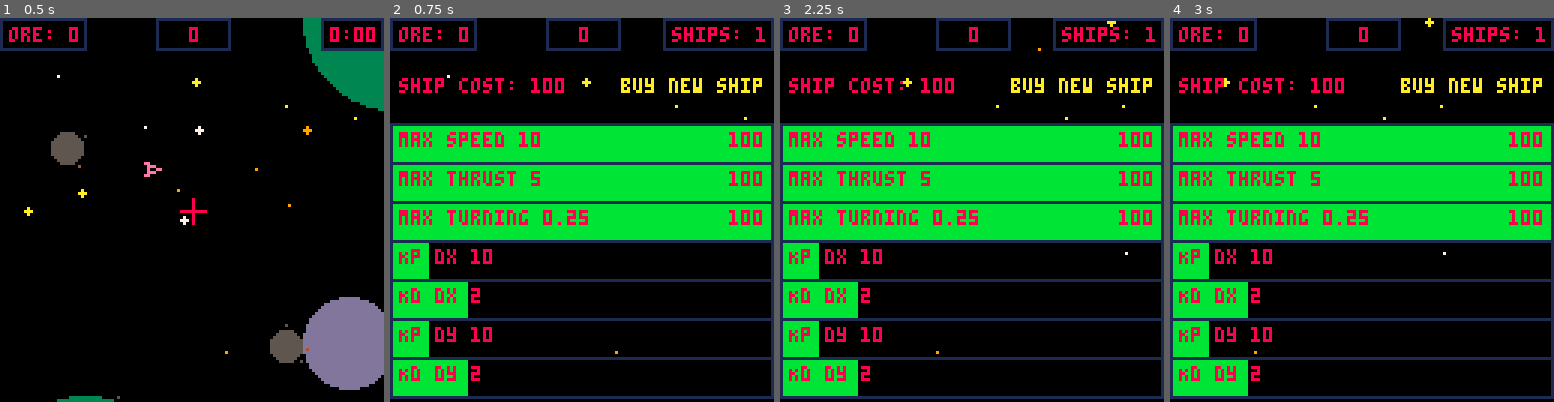
Above: before the commit, frames 1-4 (left to right).
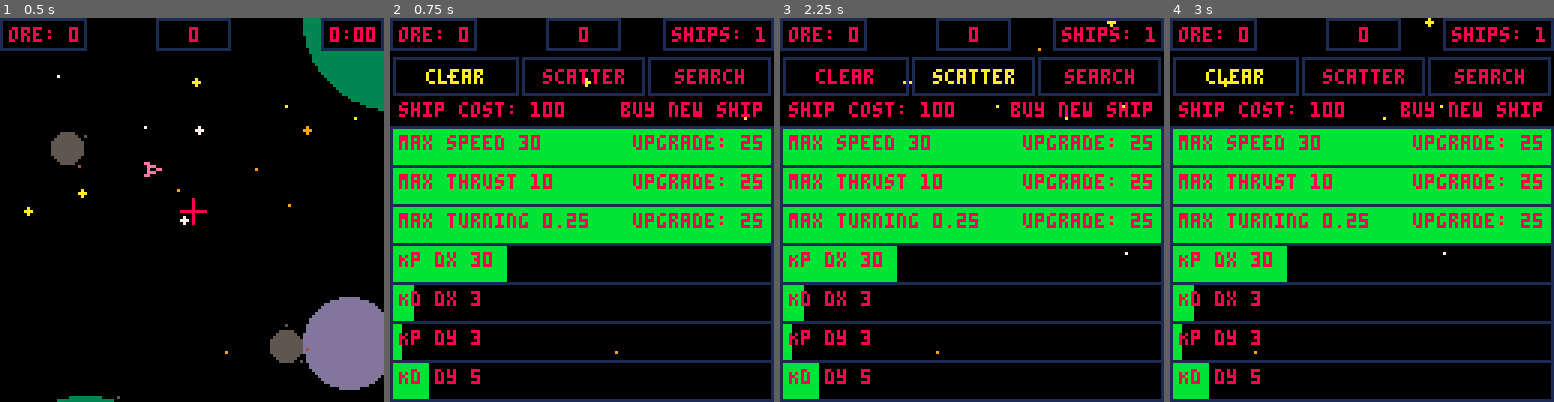
Above: after the commit, the same moments.

Repository: TarkanAl-Kazily/game-jams
Game: PICO-8 cartridge gmtk/main.p8
The game is run twice, just before and just after one commit, with the same random seed, the same clock (stepped at 60 frames per second) and the same inputs.
Inputs:
- Up to frame 1 (0.5 s): tap X (X key) at 0.33 s
- Up to frame 2 (0.75 s): tap O (Z key) at 0.7 s
- Up to frame 3 (2.25 s): tap X (X key) at 1.07, 1.85 s; hold Right 1.6-2.1 s; tap O (Z key) at 1.7, 2.1 s; hold Up from 2.15 s (still down)
- Up to frame 4 (3 s): release Up at 2.42 s; hold Right from 2.47 s (still down); tap O (Z key) at 2.5, 2.9 s; tap X (X key) at 2.97 s

Frame 1 is identical in both runs. In frame 2, 26% of the frame differs, in the area x 0-100%, y 10-100%; in frame 3, 26%; in frame 4, 26%.

Commit message:
Version 1.5
Changed initial ship values to make it more OUT OF CONTROL
Added buttons for new global commands
Added a ship cap at 10 ships

Diff:
--- a/gmtk/controls.lua
+++ b/gmtk/controls.lua
@@ -1,25 +1,25 @@
 miner_settings = {
-    max_velocity = 10,
-    max_acceleration=5,
+    max_velocity = 30,
+    max_acceleration=10,
     max_angular_velocity=0.25,
-    kp_1=10,
-    kp_2=10.0,
-    kd_1=2.0,
-    kd_2=2.0,
+    kp_1=30.0,
+    kd_1=3.0,
+    kp_2=3.0,
+    kd_2=5.0,
 }
 
 upgrade_maximums = {
-    max_velocity = 10,
-    max_acceleration=5,
+    max_velocity = 30,
+    max_acceleration=10,
     max_angular_velocity=0.25,
     kp_1=100.0,
+    kd_1=50.0,
     kp_2=100.0,
-    kd_1=10.0,
-    kd_2=10.0
+    kd_2=50.0
 }
 
 upgrade_amounts = {
-    5.0, 2.5, 0.25, 0.1
+    5.0, 2.5, 0.125
 }
 
 -- a list of targets for miners to cycle between
@@ -131,3 +131,11 @@
     player.type = "miner"
     player = nil
 end
+
+function miners_search()
+
+end
+
+function miners_scatter()
+
+end
--- a/gmtk/draw.lua
+++ b/gmtk/draw.lua
@@ -104,20 +104,40 @@
     rect(top_x + 123 - 4 * #msg, top_y, top_x + 127, top_y + 10, 1)
     print(msg, top_x + 126 - 4 * #msg, top_y + 3, 8)
 
-    msg = "ship cost: "..ship_cost
-    print(msg, top_x + 3, top_y + 20, 8)
+    top_y += 13
 
-    msg = "buy new ship"
-    print(msg, top_x + 125 - 4 * #msg, top_y + 20, player_menu.menu_item == 0 and 10 or 8)
+    msg = player_menu.actions[1]
+    rect(top_x+1, top_y, top_x + 42, top_y + 12, 1)
+    print(msg, top_x + 2 + (20 - 2 * #msg), top_y + 4, (player_menu.menu_item == -1 and player_menu.action_select == 1) and 10 or 8)
+    msg = player_menu.actions[2]
+    rect(top_x+44, top_y, top_x + 84, top_y + 12, 1)
+    print(msg, top_x + 45 + (20 - 2 * #msg), top_y + 4, (player_menu.menu_item == -1 and player_menu.action_select == 2) and 10 or 8)
+    msg = player_menu.actions[3]
+    rect(top_x+86, top_y, top_x + 126, top_y + 12, 1)
+    print(msg, top_x + 87 + (20 - 2 * #msg), top_y + 4, (player_menu.menu_item == -1 and player_menu.action_select == 3) and 10 or 8)
 
-    top_y += 35
+    top_y = camera_pos.y + 28
+    if miner_count < 10 then
+        msg = "ship cost: "..ship_cost
+        print(msg, top_x + 3, top_y, 8)
+
+        msg = "buy new ship"
+        print(msg, top_x + 125 - 4 * #msg, top_y, player_menu.menu_item == 0 and 10 or 8)
+    else
+        msg = "maximum ships reached"
+        print(msg, top_x + 3, top_y, player_menu.menu_item == 0 and 10 or 8)
+    end
+
+
+    top_y += 8
     local height = 13
     for i = 1, 7 do
         rectfill(top_x, top_y, top_x + 127 * values[i] / max_values[i], top_y + height, 11)
         rect(top_x, top_y, top_x + 127, top_y + height, 1)
         print(player_menu.entries[i].." "..values[i], top_x + 3, top_y + 3, player_menu.menu_item == i and 10 or 8)
         if i+1 <= #upgrade_costs then
-            print(upgrade_costs[i+1], top_x + 125 - 4 * #tostr(upgrade_costs[i+1]), top_y + 3, player_menu.menu_item == i and 10 or 8)
+            local msg = "upgrade: "..upgrade_costs[i+1]
+            print(msg, top_x + 125 - 4 * #msg, top_y + 3, player_menu.menu_item == i and 10 or 8)
         end
         top_y += height
     end
--- a/gmtk/main.p8
+++ b/gmtk/main.p8
@@ -1,7 +1,7 @@
 pico-8 cartridge // http://www.pico-8.com
 version 29
 __lua__
--- space controller v1_4
+-- space controller v1_5
 -- tarkan al-kazily
 
 #include objects.lua
@@ -16,7 +16,7 @@
 ship_cost = 100
 entities = {}
 player_camera = {type="meta", state={q={x=64, y=64}}, radius=1}
-player_menu = {entries={"max speed", "max thrust", "max turning", "Kp dx", "Kd dx", "Kp dy", "Kd dy"}, menu_item=0}
+player_menu = {entries={"max speed", "max thrust", "max turning", "Kp dx", "Kd dx", "Kp dy", "Kd dy"}, menu_item=-1, action_select=1, actions={"clear", "scatter", "search"}}
 camera_pos = {x=0, y=0}
 world_bounds = {min={x=-128, y=-128}, max={x=255, y=255}}
 background = nil
@@ -24,7 +24,7 @@
 seed_background = 42
 seed_zones = 48
 
-upgrade_costs = {0, 100, 100, 100}
+upgrade_costs = {0, 25, 25, 25}
 
 -- valid modes: ship, manager, menu
 player_mode = "manager"
@@ -247,7 +247,6 @@
       if switch_to_ship() then
         player_mode = "ship"
       elseif not modify_miner_path() then
-        miner_targets = {}
       end
     elseif btnp(4) then
       player_mode = "menu"
@@ -303,17 +302,32 @@
   if btnp(3) then
     player_menu.menu_item += 1
   end
-  player_menu.menu_item = mid(0, player_menu.menu_item, #player_menu.entries)
+  player_menu.menu_item = mid(-1, player_menu.menu_item, #player_menu.entries)
 
 
   if btnp(5) then
-    if player_menu.menu_item < #upgrade_costs then
+    if player_menu.menu_item < 0 then
+      if player_menu.action_select == 1 then
+        miner_targets = {}
+      end
+
+      if player_menu.action_select == 2 then
+        miners_scatter()
+      end
+
+      if player_menu.action_select == 3 then
+        miners_search()
+      end
+    elseif player_menu.menu_item < #upgrade_costs then
       if score > upgrade_costs[player_menu.menu_item+1] then
-        score -= upgrade_costs[player_menu.menu_item+1]
         if player_menu.menu_item == 0 then
-          add(entities, new_miner())
-          miner_count += 1
+          if miner_count < 10 then
+            score -= upgrade_costs[player_menu.menu_item+1]
+            add(entities, new_miner())
+            miner_count += 1
+          end
         else
+          score -= upgrade_costs[player_menu.menu_item+1]
           max_values[player_menu.menu_item] += upgrade_amounts[player_menu.menu_item]
           upgrade_costs[player_menu.menu_item+1] += 25
         end
@@ -321,6 +335,18 @@
     end
   end
 
+  if player_menu.menu_item == -1 and btnp(0) then
+    player_menu.action_select -= 1
+    if player_menu.action_select == 0 then
+      player_menu.action_select = 3
+    end
+  end
+  if player_menu.menu_item == -1 and btnp(1) then
+    player_menu.action_select = player_menu.action_select % 3 + 1
+  end
+
+
+
   if player_menu.menu_item > 0 and btn(0) then
     values[player_menu.menu_item] -= 0.01 * max_values[player_menu.menu_item]
   end
@@ -329,9 +355,9 @@
     values[player_menu.menu_item] += 0.01 * max_values[player_menu.menu_item]
   end
 
-  miner_settings.max_velocity = mid(0, values[1], max_values[1])
-  miner_settings.max_acceleration = mid(0, values[2], max_values[2])
-  miner_settings.max_angular_velocity = mid(0, values[3], max_values[3])
+  miner_settings.max_velocity = max_values[1]
+  miner_settings.max_acceleration = max_values[2]
+  miner_settings.max_angular_velocity = max_values[3]
   miner_settings.kp_1 = mid(0, values[4], max_values[4])
   miner_settings.kd_1 = mid(0, values[5], max_values[5])
   miner_settings.kp_2 = mid(0, values[6], max_values[6])
--- a/gmtk/objects.lua
+++ b/gmtk/objects.lua
@@ -12,10 +12,11 @@
 -- creates a miner ship
 function new_miner()
     local result = new_entity()
+    result.state.q.x = rnd_between(32, 96)
+    result.state.q.y = rnd_between(32, 96)
     result.limits = miner_settings
     result.type = "miner"
-    result.current_target = 1
-    result.target_threshold = 25
+    result.current_target = flr(rnd(#miner_targets) + 1)
     return result
 end
 
@@ -24,6 +25,7 @@
     local result = new_entity()
     result.limits = miner_settings
     result.type = "player"
+    result.current_target = flr(rnd(#miner_targets) + 1)
     return result
 end
 
